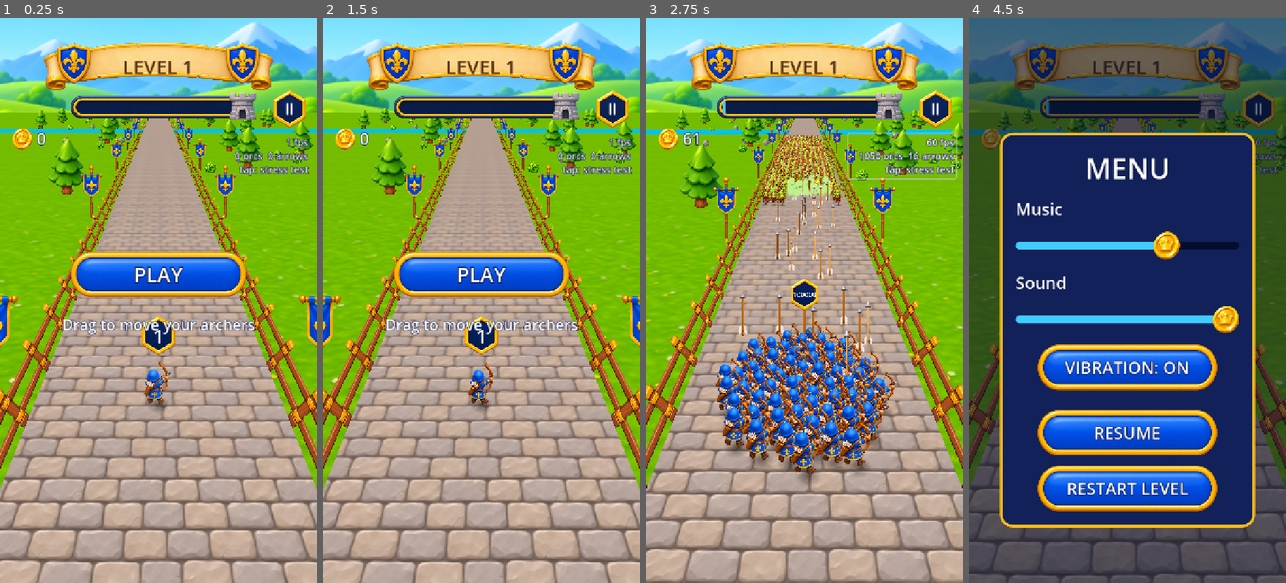
Above: before the commit, frames 1-4 (left to right).
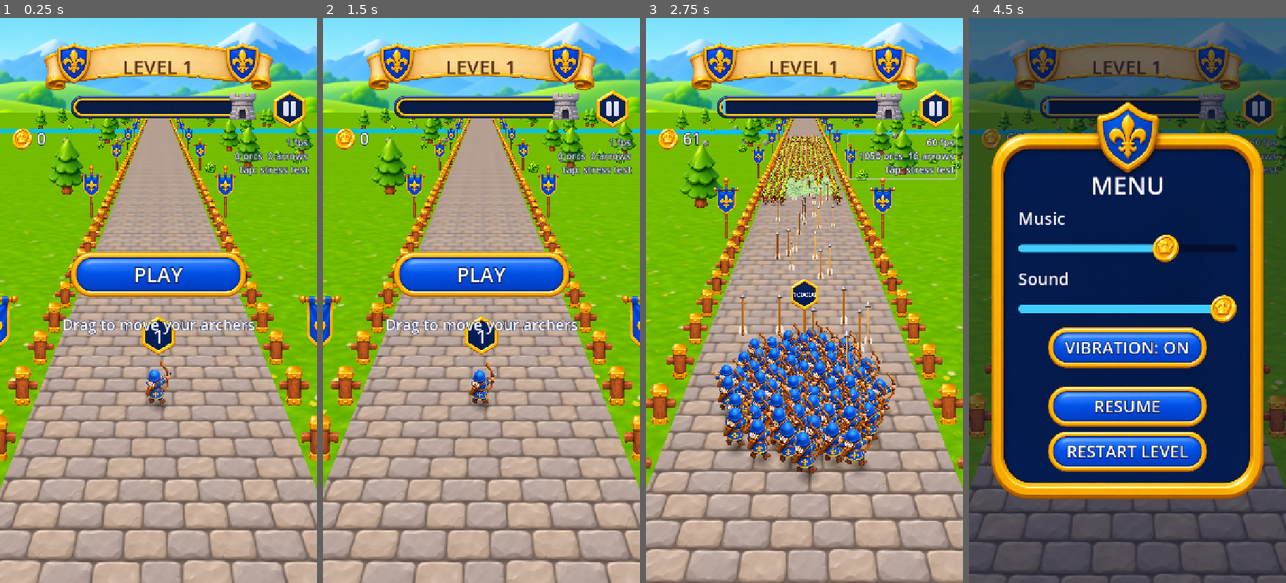
Above: after the commit, the same moments.

Repository: steseviczakelijk-debug/Goyslop
Game: Godot game, scene res://main.tscn
The game is run twice, just before and just after one commit, with the same random seed, the same clock (stepped at 60 frames per second) and the same inputs.
Inputs (mouse positions are in pixels of both pictures, inside the frame that each line leads up to):
- Up to frame 1 (0.25 s): no input
- Up to frame 2 (1.5 s): click (611, 108) at 0.5 s; click "RESUME" at 1.25 s
- Up to frame 3 (2.75 s): click "61 fps 0 orcs 0 arrows tap: s…" at 2 s
- Up to frame 4 (4.5 s): click "60 fps 1050 orcs 16 arrows ta…" at 2.75 s; click "60 fps 1045 orcs 32 arrows ta…" at 3.5 s; click (1257, 108) at 4.25 s

The runs differ from the first frame. In frame 1, 5.8% of the frame differs, in the area x 0-100%, y 14-80%; in frame 2, 5.8%; in frame 3, 14%; in frame 4, 36%, in the area x 0-100%, y 14-91%.

Commit message:
Use generated art for effects, poses, menu panel and railing posts
Orcs alternate between two run poses and archers show a release pose after
each shot. Smoke, sparks and confetti are sprites drawn by a particle shader
that supports spin and atlas cells.

Co-Authored-By: Claude Fable 5.2 <noreply@anthropic.com>
Claude-Session: https://claude.ai/code/session_01PSyE3w8geUguBPux3gxrti

Diff:
--- a/main.gd
+++ b/main.gd
@@ -295,15 +295,17 @@
 ## menu's own buttons, and reports whether each did what it should.
 func _run_tap_test() -> void:
 	var size := get_viewport().get_visible_rect().size
+	var menu_at := func(): return hud.menu_button.get_global_rect().get_center()
 	var steps := [
-		[0.5, Vector2(size.x - 62, 206), "menu button opens menu, game stays in menu state", func(): return paused and state == State.MENU],
-		[1.0, Vector2(size.x * 0.5, size.y * 0.5 + 276), "resume closes menu", func(): return not paused and state == State.MENU],
-		[1.5, Vector2(size.x * 0.5, size.y * 0.8), "tap on field starts the game", func(): return state == State.PLAY],
-		[2.0, Vector2(size.x - 62, 206), "menu button pauses play", func(): return paused and state == State.PLAY],
-		[2.5, Vector2(size.x * 0.5, size.y * 0.5 + 150), "vibration toggles off", func(): return settings.vibrate == false],
+		[0.5, menu_at, "menu button opens menu, game stays in menu state", func(): return paused and state == State.MENU],
+		[1.0, func(): return hud.menu_buttons["RESUME"].get_global_rect().get_center(), "resume closes menu", func(): return not paused and state == State.MENU],
+		[1.5, func(): return Vector2(size.x * 0.5, size.y * 0.8), "tap on field starts the game", func(): return state == State.PLAY],
+		[2.0, menu_at, "menu button pauses play", func(): return paused and state == State.PLAY],
+		[2.5, func(): return hud.menu_buttons[""].get_global_rect().get_center(), "vibration toggles off", func(): return settings.vibrate == false],
+		[3.0, func(): return hud.menu_buttons["RESTART LEVEL"].get_global_rect().get_center(), "restart closes menu and restarts", func(): return not paused and state == State.PLAY and sim.distance < 5.0],
 	]
 	if tap_step >= steps.size():
-		if shot_clock > 3.2:
+		if shot_clock > 3.7:
 			get_tree().quit()
 		return
 	var step: Array = steps[tap_step]
@@ -314,8 +316,8 @@
 			var ev := InputEventMouseButton.new()
 			ev.button_index = MOUSE_BUTTON_LEFT
 			ev.pressed = pressed
-			ev.position = step[1]
-			ev.global_position = step[1]
+			ev.position = step[1].call()
+			ev.global_position = ev.position
 			Input.parse_input_event(ev)
 		tap_sent += 1
 	elif shot_clock > step[0] + 0.25:
--- a/scripts/hud.gd
+++ b/scripts/hud.gd
@@ -22,6 +22,8 @@
 var music_slider: HSlider
 var sfx_slider: HSlider
 var vibrate_label: Label
+var menu_button: TextureButton
+var menu_buttons := {}  # caption -> button, for the touch self-check
 var vibrate_on := true
 var perf_timer := 0.0
 
@@ -113,7 +115,7 @@
 	sub_label.set_anchors_and_offsets_preset(Control.PRESET_FULL_RECT)
 	sub_label.offset_top = 110
 
-	var menu_button := TextureButton.new()
+	menu_button = TextureButton.new()
 	menu_button.texture_normal = load("res://assets/ui_badge.png")
 	menu_button.ignore_texture_size = true
 	menu_button.stretch_mode = TextureButton.STRETCH_KEEP_ASPECT_CENTERED
@@ -125,9 +127,13 @@
 	menu_button.offset_right = -20
 	menu_button.offset_top = 164
 	menu_button.offset_bottom = 248
-	var bars := _hud_label(menu_button, 34)
-	bars.set_anchors_and_offsets_preset(Control.PRESET_FULL_RECT)
-	bars.text = "II"
+	var bars := TextureRect.new()
+	bars.texture = load("res://assets/ui_pause.png")
+	bars.expand_mode = TextureRect.EXPAND_IGNORE_SIZE
+	bars.stretch_mode = TextureRect.STRETCH_KEEP_ASPECT_CENTERED
+	bars.mouse_filter = Control.MOUSE_FILTER_IGNORE
+	menu_button.add_child(bars)
+	bars.set_anchors_and_offsets_preset(Control.PRESET_FULL_RECT, Control.PRESET_MODE_MINSIZE, 24)
 	if OS.is_debug_build():
 		perf_button = Button.new()
 		perf_button.flat = true
@@ -186,28 +192,39 @@
 	menu.visible = false
 	root.add_child(menu)
 
-	var panel := PanelContainer.new()
-	var box := StyleBoxFlat.new()
-	box.bg_color = Color(0.07, 0.13, 0.35)
-	box.border_color = Color(1.0, 0.75, 0.1)
-	box.set_border_width_all(6)
-	box.set_corner_radius_all(28)
-	box.set_content_margin_all(36)
-	panel.add_theme_stylebox_override("panel", box)
+	var panel := MarginContainer.new()
 	menu.add_child(panel)
 	panel.anchor_left = 0.5
 	panel.anchor_right = 0.5
 	panel.anchor_top = 0.5
 	panel.anchor_bottom = 0.5
-	panel.offset_left = -290
-	panel.offset_right = 290
-	panel.offset_top = -380
-	panel.offset_bottom = 380
+	panel.offset_left = -310
+	panel.offset_right = 310
+	panel.offset_top = -450
+	panel.offset_bottom = 450
+	for side in ["left", "right", "bottom"]:
+		panel.add_theme_constant_override("margin_" + side, 62)
+	panel.add_theme_constant_override("margin_top", 150)
+	var frame := TextureRect.new()
+	frame.texture = load("res://assets/ui_menu_panel.png")
+	frame.expand_mode = TextureRect.EXPAND_IGNORE_SIZE
+	frame.stretch_mode = TextureRect.STRETCH_SCALE
+	frame.mouse_filter = Control.MOUSE_FILTER_IGNORE
+	menu.add_child(frame)
+	frame.anchor_left = 0.5
+	frame.anchor_right = 0.5
+	frame.anchor_top = 0.5
+	frame.anchor_bottom = 0.5
+	frame.offset_left = -310
+	frame.offset_right = 310
+	frame.offset_top = -450
+	frame.offset_bottom = 450
+	menu.move_child(frame, 0)
 
 	var rows := VBoxContainer.new()
-	rows.add_theme_constant_override("separation", 22)
+	rows.add_theme_constant_override("separation", 10)
 	panel.add_child(rows)
-	var title := _hud_label(rows, 64)
+	var title := _hud_label(rows, 56)
 	title.text = "MENU"
 
 	music_slider = _menu_slider(rows, "Music")
@@ -235,7 +252,7 @@
 	slider.min_value = 0.0
 	slider.max_value = 1.0
 	slider.step = 0.05
-	slider.custom_minimum_size = Vector2(0, 70)
+	slider.custom_minimum_size = Vector2(0, 64)
 	var track := StyleBoxFlat.new()
 	track.bg_color = Color(0.02, 0.05, 0.18)
 	track.set_corner_radius_all(9)
@@ -261,12 +278,13 @@
 	b.texture_normal = load("res://assets/ui_button.png")
 	b.ignore_texture_size = true
 	b.stretch_mode = TextureButton.STRETCH_KEEP_ASPECT_CENTERED
-	b.custom_minimum_size = Vector2(0, 104)
+	b.custom_minimum_size = Vector2(0, 92)
 	b.pressed.connect(action)
 	rows.add_child(b)
 	var l := _hud_label(b, 38)
 	l.set_anchors_and_offsets_preset(Control.PRESET_FULL_RECT)
 	l.text = text
+	menu_buttons[text] = b
 	return l
 
 
--- /dev/null
+++ b/scripts/particle.gdshader
@@ -0,0 +1,30 @@
+// Camera-facing particle that can spin and pick one picture out of a grid.
+// Per-instance custom data carries (cell index, rotation); colour tints it.
+shader_type spatial;
+render_mode unshaded, cull_disabled, depth_draw_never;
+
+uniform sampler2D tex : source_color, filter_linear, repeat_disable;
+uniform vec2 grid = vec2(1.0, 1.0);
+
+varying vec4 v_color;
+
+void vertex() {
+	float a = INSTANCE_CUSTOM.y;
+	VERTEX.xy = mat2(vec2(cos(a), sin(a)), vec2(-sin(a), cos(a))) * VERTEX.xy;
+	float cell = floor(INSTANCE_CUSTOM.x + 0.5);
+	UV = (UV + vec2(mod(cell, grid.x), floor(cell / grid.x))) / grid;
+	v_color = COLOR;
+	MODELVIEW_MATRIX = VIEW_MATRIX * mat4(MAIN_CAM_INV_VIEW_MATRIX[0], MAIN_CAM_INV_VIEW_MATRIX[1], MAIN_CAM_INV_VIEW_MATRIX[2], MODEL_MATRIX[3]);
+	MODELVIEW_MATRIX = MODELVIEW_MATRIX * mat4(
+		vec4(length(MODEL_MATRIX[0].xyz), 0.0, 0.0, 0.0),
+		vec4(0.0, length(MODEL_MATRIX[1].xyz), 0.0, 0.0),
+		vec4(0.0, 0.0, length(MODEL_MATRIX[2].xyz), 0.0),
+		vec4(0.0, 0.0, 0.0, 1.0));
+	MODELVIEW_NORMAL_MATRIX = mat3(MODELVIEW_MATRIX);
+}
+
+void fragment() {
+	vec4 c = texture(tex, UV) * v_color;
+	ALBEDO = c.rgb;
+	ALPHA = c.a;
+}
--- a/scripts/unit.gdshader
+++ b/scripts/unit.gdshader
@@ -1,18 +1,22 @@
-// Camera-facing unit sprite that can flash white when hit and lean from side to
-// side. In a MultiMesh the per-instance custom data carries (flash, tilt).
+// Camera-facing unit sprite that can flash white when hit, lean from side to
+// side and switch between two poses. In a MultiMesh the per-instance custom
+// data carries (flash, tilt, pose).
 shader_type spatial;
 render_mode unshaded, cull_disabled;
 
 uniform sampler2D tex : source_color, filter_linear, repeat_disable;
+uniform sampler2D tex2 : source_color, filter_linear, repeat_disable;
 uniform float flash = 0.0;
 uniform float tilt = 0.0;
 
 varying float v_flash;
+varying float v_pose;
 
 void vertex() {
 	float a = tilt + INSTANCE_CUSTOM.y;
 	VERTEX.xy = mat2(vec2(cos(a), sin(a)), vec2(-sin(a), cos(a))) * VERTEX.xy;
 	v_flash = max(flash, INSTANCE_CUSTOM.x);
+	v_pose = INSTANCE_CUSTOM.z;
 	MODELVIEW_MATRIX = VIEW_MATRIX * mat4(MAIN_CAM_INV_VIEW_MATRIX[0], MAIN_CAM_INV_VIEW_MATRIX[1], MAIN_CAM_INV_VIEW_MATRIX[2], MODEL_MATRIX[3]);
 	MODELVIEW_MATRIX = MODELVIEW_MATRIX * mat4(
 		vec4(length(MODEL_MATRIX[0].xyz), 0.0, 0.0, 0.0),
@@ -23,7 +27,7 @@
 }
 
 void fragment() {
-	vec4 c = texture(tex, UV);
+	vec4 c = v_pose > 0.5 ? texture(tex2, UV) : texture(tex, UV);
 	ALBEDO = mix(c.rgb, vec3(1.0), clamp(v_flash, 0.0, 1.0));
 	ALPHA = c.a;
 	ALPHA_SCISSOR_THRESHOLD = 0.5;
--- a/scripts/world.gd
+++ b/scripts/world.gd
@@ -7,9 +7,8 @@
 
 const FLOOR_PERIOD := 2.5
 const GRASS_PERIOD := 6.0
-const RAIL_LENGTH := 2.5
-const RAIL_COUNT := 80
-const RAIL_TILT := 0.55
+const RAIL_LENGTH := 2.0
+const RAIL_COUNT := 100
 const RIVER_PERIOD := 200.0
 const SCENERY_LOOP := 200.0
 const GATE_WIDTH := 3.7
@@ -43,6 +42,8 @@
 var shake := 0.0
 var cheering := false
 var puffs: Particles
+var sparks: Particles
+var confetti: Particles
 var coins_fx: Particles
 var floaters: Array = []      # pooled Label3D for "+12" / "-3"
 var slot_recoil := PackedFloat32Array()
@@ -63,7 +64,8 @@
 var stomped := false
 
 
-## A pool of simple camera-facing particles drawn with one MultiMesh.
+## A pool of camera-facing particles drawn with one MultiMesh. Each particle
+## can spin and show one picture out of the texture's grid.
 class Particles:
 	var mm: MultiMesh
 	var pos := PackedVector3Array()
@@ -72,22 +74,22 @@
 	var span := PackedFloat32Array()
 	var size := PackedFloat32Array()
 	var col := PackedColorArray()
+	var cell := PackedFloat32Array()
+	var angle := PackedFloat32Array()
+	var spin := PackedFloat32Array()
 	var gravity := 0.0
+	var bounces := false   # land on the ground instead of falling through
+	var shrinks := false   # fade out by getting smaller as well
 	var count := 0
 	var cap := 0
 
-	func _init(multimesh: MultiMesh, capacity: int, fall: float) -> void:
+	func _init(multimesh: MultiMesh, capacity: int) -> void:
 		mm = multimesh
 		cap = capacity
-		gravity = fall
-		pos.resize(cap)
-		vel.resize(cap)
-		life.resize(cap)
-		span.resize(cap)
-		size.resize(cap)
-		col.resize(cap)
-
-	func emit(p: Vector3, v: Vector3, seconds: float, s: float, c := Color.WHITE) -> void:
+		for a in [pos, vel, life, span, size, col, cell, angle, spin]:
+			a.resize(cap)
+
+	func emit(p: Vector3, v: Vector3, seconds: float, s: float, c := Color.WHITE, picture := 0.0, turn := 0.0) -> void:
 		if count >= cap:
 			return
 		pos[count] = p
@@ -96,6 +98,9 @@
 		span[count] = seconds
 		size[count] = s
 		col[count] = c
+		cell[count] = picture
+		angle[count] = randf_range(-PI, PI) if turn != 0.0 else 0.0
+		spin[count] = turn
 		count += 1
 
 	func update(dt: float) -> void:
@@ -110,21 +115,26 @@
 				span[i] = span[count]
 				size[i] = size[count]
 				col[i] = col[count]
+				cell[i] = cell[count]
+				angle[i] = angle[count]
+				spin[i] = spin[count]
 				continue
 			var v := vel[i]
 			v.y -= gravity * dt
 			vel[i] = v
 			var p := pos[i] + v * dt
-			if p.y < 0.05 and gravity > 0.0:
+			if bounces and p.y < 0.05:
 				p.y = 0.05
 				vel[i] = Vector3(v.x * 0.5, -v.y * 0.4, v.z * 0.5)
 			pos[i] = p
+			angle[i] += spin[i] * dt
 			var k := life[i] / span[i]
-			var s := size[i] * (0.4 + 0.6 * k) if gravity == 0.0 else size[i]
+			var s := size[i] * (0.5 + 0.5 * k) if shrinks else size[i]
 			mm.set_instance_transform(i, Transform3D(Basis.from_scale(Vector3(s, s, s)), p))
 			var c := col[i]
-			c.a *= minf(1.0, k * 2.0)
+			c.a *= minf(1.0, k * 2.5)
 			mm.set_instance_color(i, c)
+			mm.set_instance_custom_data(i, Color(cell[i], angle[i], 0, 0))
 			i += 1
 		mm.visible_instance_count = count
 
@@ -160,12 +170,14 @@
 	return quad
 
 
-## Like _sprite_mesh, but with the unit shader so it can flash and lean.
-func _unit_mesh(path: String, height: float) -> QuadMesh:
+## Like _sprite_mesh, but with the unit shader so it can flash, lean and switch
+## to a second pose (same size picture) when `pose_path` is given.
+func _unit_mesh(path: String, height: float, pose_path := "") -> QuadMesh:
 	var tex: Texture2D = load(path)
 	var m := ShaderMaterial.new()
 	m.shader = preload("res://scripts/unit.gdshader")
 	m.set_shader_parameter("tex", tex)
+	m.set_shader_parameter("tex2", load(pose_path) if pose_path != "" else tex)
 	var quad := QuadMesh.new()
 	quad.size = Vector2(height * tex.get_width() / tex.get_height(), height)
 	quad.center_offset = Vector3(0, height * 0.5, 0)
@@ -173,16 +185,15 @@
 	return quad
 
 
-func _particle_mesh(tex: Texture2D, size: float) -> QuadMesh:
-	var m := _unshaded(tex)
-	m.transparency = BaseMaterial3D.TRANSPARENCY_ALPHA
-	m.vertex_color_use_as_albedo = true
-	m.billboard_mode = BaseMaterial3D.BILLBOARD_ENABLED
-	m.billboard_keep_scale = true
+func _particles(path: String, capacity: int, grid := Vector2.ONE) -> Particles:
+	var m := ShaderMaterial.new()
+	m.shader = preload("res://scripts/particle.gdshader")
+	m.set_shader_parameter("tex", load(path))
+	m.set_shader_parameter("grid", grid)
 	var quad := QuadMesh.new()
-	quad.size = Vector2(size, size)
+	quad.size = Vector2.ONE
 	quad.material = m
-	return quad
+	return Particles.new(_multimesh(quad, capacity, true, true), capacity)
 
 
 func _blob_mesh(size: float) -> PlaneMesh:
@@ -272,16 +283,8 @@
 	deck.position.z = -100
 	floor_mat = deck.mesh.material
 
-	# Railings: flat sprites along the road, leaning outward so the camera sees them.
-	var rail_mat := _cutout("res://assets/railing.png")
-	rail_mat.cull_mode = BaseMaterial3D.CULL_DISABLED
-	var rail_tex := rail_mat.albedo_texture
-	var rail := QuadMesh.new()
-	var rail_h := RAIL_LENGTH * rail_tex.get_height() / rail_tex.get_width()
-	rail.size = Vector2(RAIL_LENGTH, rail_h)
-	rail.center_offset = Vector3(0, rail_h * 0.5, 0)
-	rail.material = rail_mat
-	rail_mm = _multimesh(rail, RAIL_COUNT * 2)
+	# Railings: a row of chunky posts along each side of the bridge.
+	rail_mm = _multimesh(_sprite_mesh("res://assets/rail_post.png", 1.25), RAIL_COUNT * 2)
 	rail_mm.visible_instance_count = RAIL_COUNT * 2
 
 	# Roadside scenery loops forever as the level scrolls.
@@ -303,8 +306,8 @@
 	# Units are camera-facing sprites with a soft blob shadow underneath.
 	enemy_shadow_mm = _multimesh(_blob_mesh(0.8), B.MAX_ENEMIES)
 	shadow_mm = _multimesh(_blob_mesh(0.75), B.MAX_SHOWN)
-	enemy_mm = _multimesh(_unit_mesh("res://assets/orc.png", 1.25), B.MAX_ENEMIES, true)
-	soldier_mm = _multimesh(_unit_mesh("res://assets/archer.png", 1.35), B.MAX_SHOWN, true)
+	enemy_mm = _multimesh(_unit_mesh("res://assets/orc.png", 1.25, "res://assets/orc_step.png"), B.MAX_ENEMIES, true)
+	soldier_mm = _multimesh(_unit_mesh("res://assets/archer.png", 1.35, "res://assets/archer_shot.png"), B.MAX_SHOWN, true)
 	slot_recoil.resize(B.MAX_SHOWN)
 	slot_pop.resize(B.MAX_SHOWN)
 	slot_x.resize(B.MAX_SHOWN)
@@ -338,19 +341,16 @@
 	boss_node.visible = false
 	add_child(boss_node)
 
-	# Effects: soft puffs, coins that pop out of fallen orcs, floating numbers.
-	var grad := Gradient.new()
-	grad.set_color(0, Color(1, 1, 1, 1))
-	grad.set_color(1, Color(1, 1, 1, 0))
-	var soft := GradientTexture2D.new()
-	soft.gradient = grad
-	soft.fill = GradientTexture2D.FILL_RADIAL
-	soft.fill_from = Vector2(0.5, 0.5)
-	soft.fill_to = Vector2(1.0, 0.5)
-	soft.width = 64
-	soft.height = 64
-	puffs = Particles.new(_multimesh(_particle_mesh(soft, 1.0), 400, false, true), 400, 0.0)
-	coins_fx = Particles.new(_multimesh(_particle_mesh(load("res://assets/coin.png"), 1.0), 80, false, true), 80, 22.0)
+	# Effects: smoke puffs, impact sparks, confetti, coins and floating numbers.
+	puffs = _particles("res://assets/puff.png", 300)
+	puffs.shrinks = true
+	sparks = _particles("res://assets/spark.png", 80)
+	sparks.shrinks = true
+	confetti = _particles("res://assets/confetti.png", 160, Vector2(3, 2))
+	confetti.gravity = 3.0
+	coins_fx = _particles("res://assets/coin.png", 80)
+	coins_fx.gravity = 22.0
+	coins_fx.bounces = true
 	for i in 6:
 		var l := _label3d(96)
 		l.visible = false
@@ -407,7 +407,7 @@
 		t.basis = Basis.from_scale(Vector3((2.0 - squash) * big, squash * big, 1.0))
 		t.origin = Vector3(sim.e_x[i], absf(sin(phase)) * 0.12, sim.e_z[i])
 		enemy_mm.set_instance_transform(i, t)
-		enemy_mm.set_instance_custom_data(i, Color(sim.e_flash[i], sin(phase) * 0.1, 0, 0))
+		enemy_mm.set_instance_custom_data(i, Color(sim.e_flash[i], sin(phase) * 0.06, 1.0 if sin(phase) > 0.0 else 0.0, 0))
 		t.basis = Basis.IDENTITY
 		t.origin.y = 0.03
 		enemy_shadow_mm.set_instance_transform(i, t)
@@ -428,7 +428,7 @@
 		var f := sim.formation[i]
 		var recoil := slot_recoil[i]
 		var pop := slot_pop[i]
-		slot_recoil[i] = maxf(0.0, recoil - dt * 8.0)
+		slot_recoil[i] = maxf(0.0, recoil - dt * 6.0)
 		slot_pop[i] = maxf(0.0, pop - dt * 4.0)
 		var grow := 1.0 - pop + sin(pop * PI) * 0.45
 		var hop := absf(sin(time * 7.0 + i * 1.3)) * (0.5 if cheering else 0.05)
@@ -438,7 +438,7 @@
 		slot_x[i] = lerpf(slot_x[i], sim.squad_x + f.x, follow)
 		t.origin = Vector3(clampf(slot_x[i], -B.ROAD_HALF + 0.3, B.ROAD_HALF - 0.3), hop, f.y + recoil * 0.12)
 		soldier_mm.set_instance_transform(i, t)
-		soldier_mm.set_instance_custom_data(i, Color(pop * 0.8, sin(time * 7.0 + i * 1.3) * 0.04, 0, 0))
+		soldier_mm.set_instance_custom_data(i, Color(pop * 0.8, sin(time * 7.0 + i * 1.3) * 0.04, 1.0 if recoil > 0.25 else 0.0, 0))
 		t.basis = Basis.IDENTITY
 		t.origin.y = 0.03
 		shadow_mm.set_instance_transform(i, t)
@@ -462,14 +462,11 @@
 	river.position.z = fposmod(sim.distance + 70.0, RIVER_PERIOD) - 170.0
 
 	var off := fmod(sim.distance, RAIL_LENGTH)
-	var lean_x := sin(RAIL_TILT)
-	var lean_y := cos(RAIL_TILT)
-	var left := Basis(Vector3(0, 0, 1), Vector3(-lean_x, lean_y, 0), Vector3(-lean_y, -lean_x, 0))
-	var right := Basis(Vector3(0, 0, 1), Vector3(lean_x, lean_y, 0), Vector3(-lean_y, lean_x, 0))
 	for i in RAIL_COUNT:
-		var z := 14.0 - i * RAIL_LENGTH + off
-		rail_mm.set_instance_transform(i * 2, Transform3D(left, Vector3(-B.ROAD_HALF, 0, z)))
-		rail_mm.set_instance_transform(i * 2 + 1, Transform3D(right, Vector3(B.ROAD_HALF, 0, z)))
+		t.origin = Vector3(-B.ROAD_HALF - 0.35, 0, 14.0 - i * RAIL_LENGTH + off)
+		rail_mm.set_instance_transform(i * 2, t)
+		t.origin.x = B.ROAD_HALF + 0.35
+		rail_mm.set_instance_transform(i * 2 + 1, t)
 
 	for entry in scenery:
 		var mm: MultiMesh = entry[0]
@@ -513,31 +510,32 @@
 				if kills <= 10:
 					var at := Vector3(e[1], 0.6, e[2])
 					for k in 3:
-						puffs.emit(at, Vector3(randf_range(-1.5, 1.5), randf_range(0.5, 2.5), randf_range(-1.0, 1.0)), 0.35, 0.9, Color(0.75, 0.95, 0.55, 0.9))
+						puffs.emit(at, Vector3(randf_range(-1.5, 1.5), randf_range(0.5, 2.5), randf_range(-1.0, 1.0)), 0.4, 0.75, Color(0.8, 1.0, 0.65, 0.95), 0.0, randf_range(-2.0, 2.0))
+					if kills <= 4:
+						sparks.emit(at, Vector3.ZERO, 0.12, 0.8, Color.WHITE, 0.0, 6.0)
 					if kills <= 3:
 						coins_fx.emit(at, Vector3(randf_range(-1.5, 1.5), randf_range(5.0, 8.0), randf_range(-0.5, 1.5)), 0.7, 0.45)
 			"lost":
 				lost_pending += e[3]
 				add_shake(0.06)
 				for k in 4:
-					puffs.emit(Vector3(e[1], 0.7, e[2]), Vector3(randf_range(-2.0, 2.0), randf_range(1.0, 3.0), randf_range(-1.0, 1.0)), 0.4, 1.0, Color(1.0, 0.25, 0.2, 0.9))
+					puffs.emit(Vector3(e[1], 0.7, e[2]), Vector3(randf_range(-2.0, 2.0), randf_range(1.0, 3.0), randf_range(-1.0, 1.0)), 0.45, 0.8, Color(1.0, 0.4, 0.35, 0.95), 0.0, randf_range(-2.0, 2.0))
 			"gate":
 				var good: bool = e[3]
 				var tint := Color(0.4, 0.75, 1.0) if good else Color(1.0, 0.3, 0.25)
-				for k in 18:
-					puffs.emit(Vector3(e[1] + randf_range(-1.6, 1.6), randf_range(0.8, 2.6), -0.3), Vector3(randf_range(-2.0, 2.0), randf_range(1.0, 4.0), randf_range(-1.0, 1.0)), 0.5, 0.8, tint)
+				for k in 14:
+					sparks.emit(Vector3(e[1] + randf_range(-1.6, 1.6), randf_range(0.8, 2.6), -0.3), Vector3(randf_range(-2.0, 2.0), randf_range(1.0, 4.0), randf_range(-1.0, 1.0)), 0.45, 0.55, tint.lerp(Color.WHITE, 0.4), 0.0, randf_range(-5.0, 5.0))
 				_float_text("%+d" % e[2], Vector3(sim.squad_x, 3.2, -sim.squad_r - 0.3), Color(0.6, 0.9, 1.0) if good else Color(1.0, 0.4, 0.35))
 				if not good:
 					add_shake(0.15)
 			"grow":
 				gate_pulse[e[1]] = 1.0
 			"boss_hit":
-				if puffs.count < 300:
-					puffs.emit(Vector3(sim.boss_x + randf_range(-1.0, 1.0), randf_range(1.0, 3.5), sim.boss_z + 0.5), Vector3(randf_range(-2.0, 2.0), randf_range(0.0, 3.0), 2.0), 0.25, 0.6, Color(1.0, 0.9, 0.4))
+				sparks.emit(Vector3(sim.boss_x + randf_range(-1.0, 1.0), randf_range(1.0, 3.5), sim.boss_z + 0.5), Vector3.ZERO, 0.14, 1.1, Color.WHITE, 0.0, 6.0)
 			"boss_dead":
 				add_shake(0.6)
-				for k in 60:
-					puffs.emit(Vector3(e[1] + randf_range(-1.5, 1.5), randf_range(0.5, 5.0), e[2]), Vector3(randf_range(-4.0, 4.0), randf_range(1.0, 6.0), randf_range(-2.0, 2.0)), randf_range(0.5, 1.0), 1.8, Color(0.6, 0.9, 0.8, 0.9))
+				for k in 36:
+					puffs.emit(Vector3(e[1] + randf_range(-1.5, 1.5), randf_range(0.5, 5.0), e[2]), Vector3(randf_range(-4.0, 4.0), randf_range(1.0, 6.0), randf_range(-2.0, 2.0)), randf_range(0.5, 1.0), 1.2, Color(0.7, 0.95, 0.85, 0.95), 0.0, randf_range(-2.0, 2.0))
 				for k in 30:
 					coins_fx.emit(Vector3(e[1], 2.5, e[2]), Vector3(randf_range(-4.0, 4.0), randf_range(6.0, 12.0), randf_range(0.0, 6.0)), 1.4, 0.6)
 
@@ -549,9 +547,8 @@
 ## Celebration when a level is won; cleared again by end_celebration().
 func celebrate(sim: Sim) -> void:
 	cheering = true
-	var colors := [Color(1, 0.85, 0.2), Color(0.3, 0.6, 1.0), Color(1, 0.35, 0.3), Color(0.5, 0.9, 0.4), Color(1, 1, 1)]
-	for k in 140:
-		puffs.emit(Vector3(randf_range(-4.5, 4.5), randf_range(6.0, 11.0), randf_range(-6.0, 2.0)), Vector3(randf_range(-1.0, 1.0), randf_range(-5.0, -2.0), randf_range(-0.5, 0.5)), randf_range(1.2, 2.4), 0.35, colors[k % colors.size()])
+	for k in 150:
+		confetti.emit(Vector3(randf_range(-5.0, 5.0), randf_range(7.0, 13.0), randf_range(-7.0, 2.0)), Vector3(randf_range(-1.2, 1.2), randf_range(-3.0, -1.0), randf_range(-0.5, 0.5)), randf_range(1.8, 3.2), randf_range(0.3, 0.5), Color.WHITE, float(k % 6), randf_range(-6.0, 6.0))
 
 
 func end_celebration() -> void:
@@ -573,6 +570,8 @@
 
 func _update_effects(dt: float) -> void:
 	puffs.update(dt)
+	sparks.update(dt)
+	confetti.update(dt)
 	coins_fx.update(dt)
 	for f in floaters:
 		if f.life > 0.0:
Binary file changed: assets/archer.png
Binary file added: assets/archer_shot.png
Not shown, changed: assets/archer_shot.png.import
Binary file added: assets/confetti.png
Not shown, added: assets/confetti.png.import
Binary file changed: assets/orc.png
Binary file added: assets/orc_step.png
Not shown, added: assets/orc_step.png.import
Binary file added: assets/puff.png
Not shown, added: assets/puff.png.import
Binary file added: assets/rail_post.png
Not shown, added: assets/rail_post.png.import
(and 18 more such lines)
